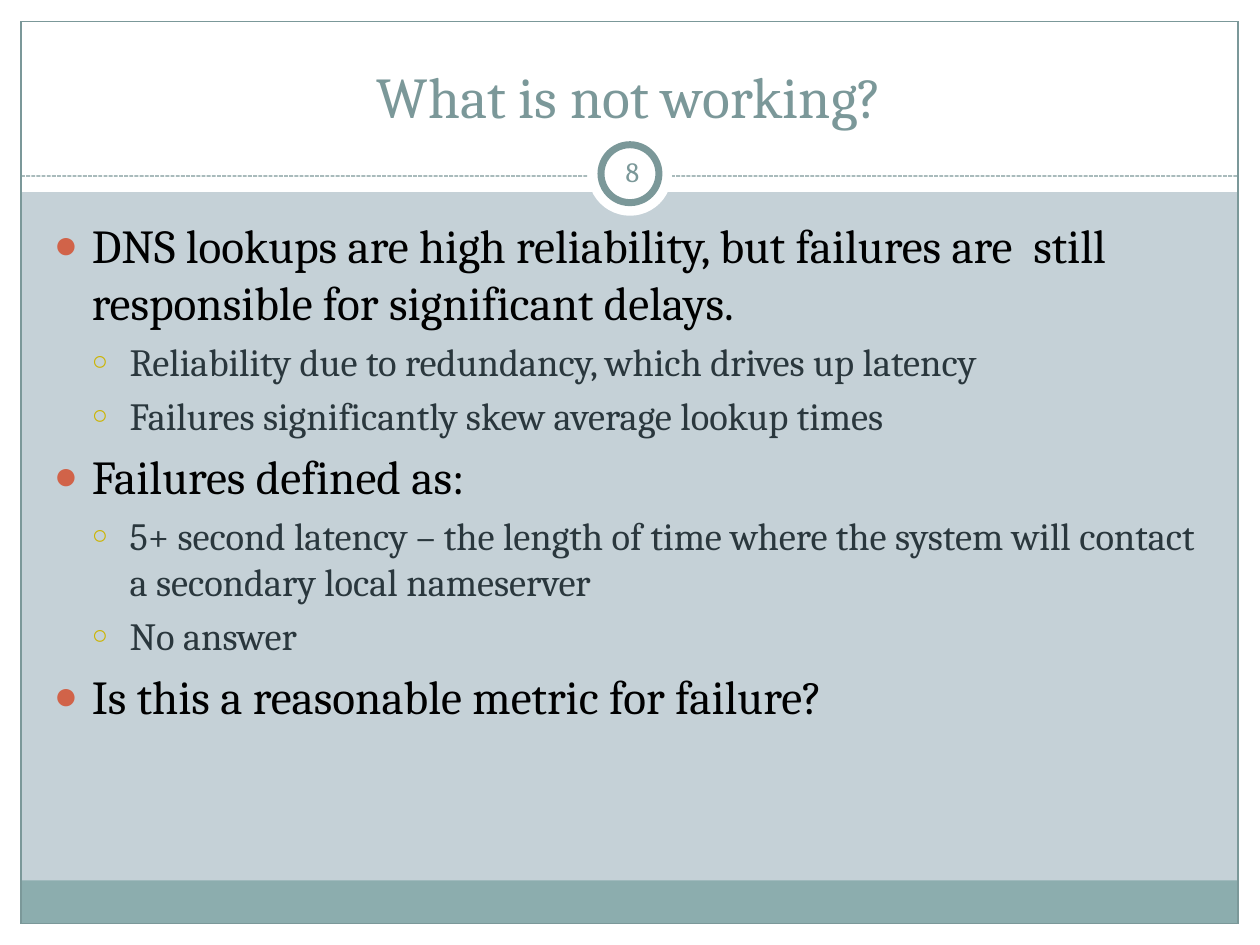
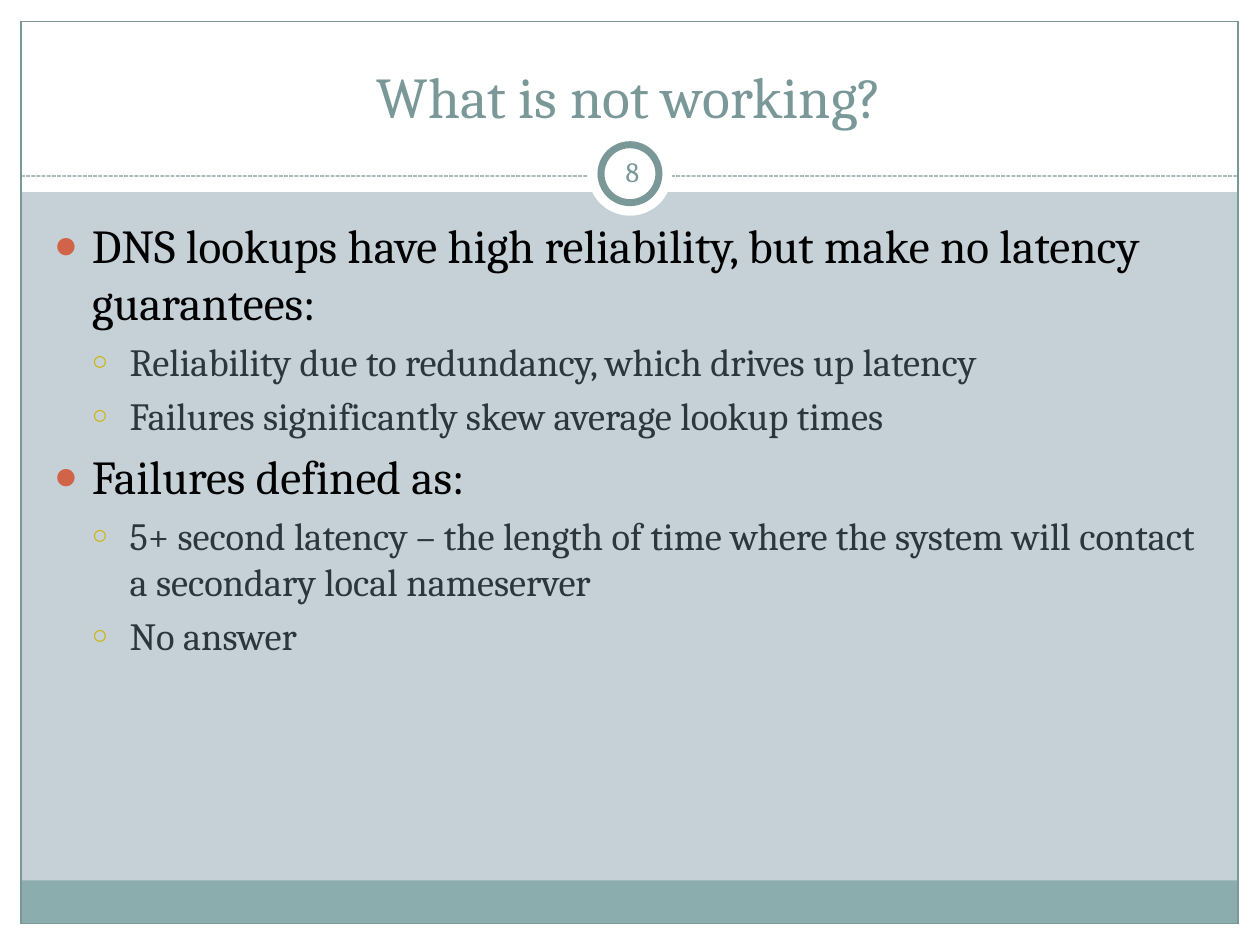
Before and after one commit to cs525-koala/documents, a slide deck: slide 8 of p2p/P2P Apps.pptx. Drawn at 1260x945 pixels with LibreOffice and Linux fonts; fonts in the diff are those of the drawing. Boxes give left, top, right and bottom in pixels: in the first picture for what was removed or moved away, otherwise in the second. Text is boxed around its words. In the diff, an @@ line names an element or a change of style, - is before the commit and + after.

```diff
--- a/p2p/P2P Apps.pptx
+++ b/p2p/P2P Apps.pptx
@@ text at [92,230,1139,330]: text changed @@
-● DNS lookups are high reliability, but failures are still responsible for significant delays.
+● DNS lookups have high reliability, but make no latency guarantees:
@@ text at [92,680,822,715]: paragraph removed @@
-● Is this a reasonable metric for failure?
```
Also in this commit, not shown: 15 other slides changed.
